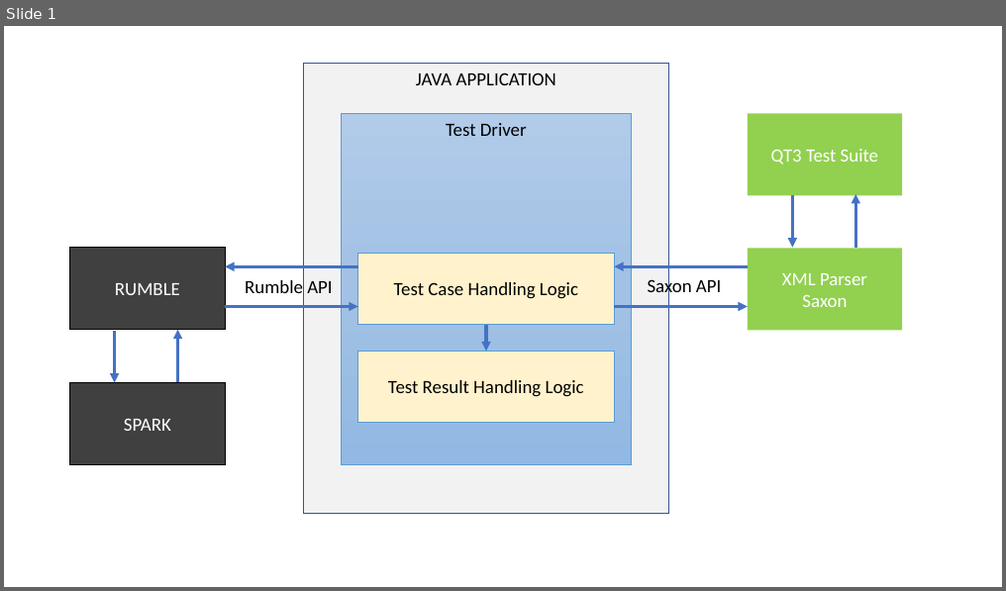
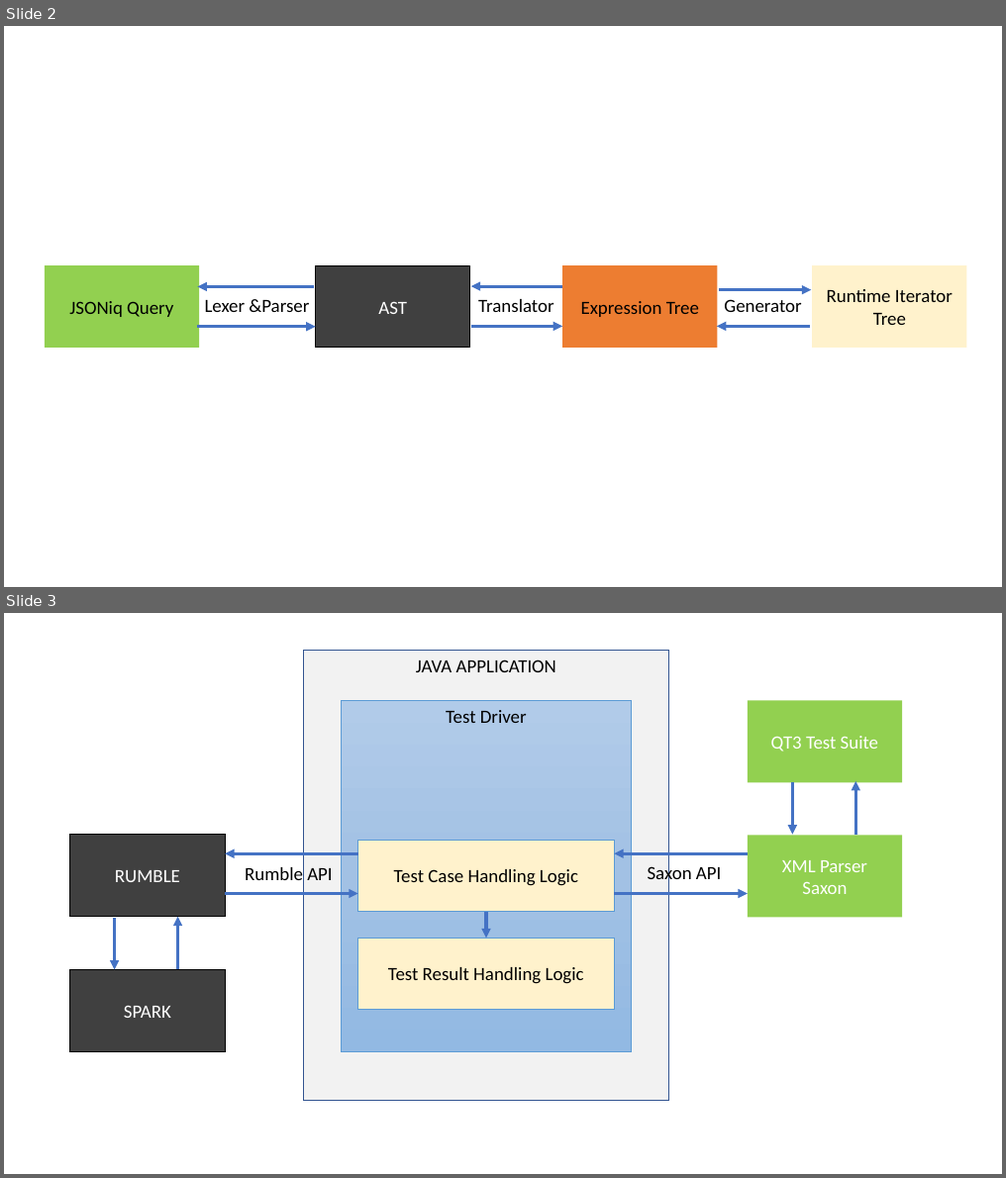
Before and after one commit to RumbleDB/rumble-test-suite, a slide deck: thesis/Architecture Diagram v2.0.pptx. Shown one above the other, each under a label of ours: slide 1 before the commit, slides 2 and 3 after it. The pictures are 1006x591 and 1006x1178 pixels, drawn with LibreOffice and Linux fonts; fonts in the diff are those of the drawing. Boxes give left, top, right and bottom in pixels: in the first picture for what was removed or moved away, otherwise in the second. Text is boxed around its words. In the diff, an @@ line names an element or a change of style, - is before the commit and + after.

```diff
--- a/thesis/Architecture Diagram v2.0.pptx
+++ b/thesis/Architecture Diagram v2.0.pptx
@@ slide 2 added at [4, 26, 1002, 587], background #FFFFFF @@
@@ rectangle added at [45, 266, 199, 348], fill #92D050, 18 pt, text #000000 @@
+JSONiq Query
@@ arrow added from (314, 287) to (198, 287), #4472C4 3 pt @@
@@ rectangle added at [316, 266, 470, 348], fill #404040, outline #000000 1 pt, 18 pt, text #FFFFFF @@
+AST
@@ arrow added from (562, 286) to (471, 286), #4472C4 3 pt @@
@@ rectangle added at [562, 266, 718, 348], fill #ED7D31, 18 pt, text #000000 @@
+Expression Tree
@@ arrow added from (719, 290) to (811, 290), #4472C4 3 pt @@
@@ rectangle added at [813, 266, 967, 348], fill #FFF2CC, 18 pt, text #000000 @@
+Runtime Iterator Tree
@@ text added at [205, 299, 309, 312], 18 pt, text #000000 @@
+Lexer &Parser
@@ text added at [478, 299, 553, 312], 18 pt, text #000000 @@
+Translator
@@ text added at [724, 299, 801, 312], 18 pt, text #000000 @@
+Generator
@@ arrow added from (198, 327) to (316, 327), #4472C4 3 pt @@
@@ arrow added from (471, 326) to (562, 326), #4472C4 3 pt @@
@@ arrow added from (810, 326) to (717, 326), #4472C4 3 pt @@
@@ what was slide 1 is now slide 3 @@
```
Also in this commit, not shown: 1 other slide added, 6 other files.
